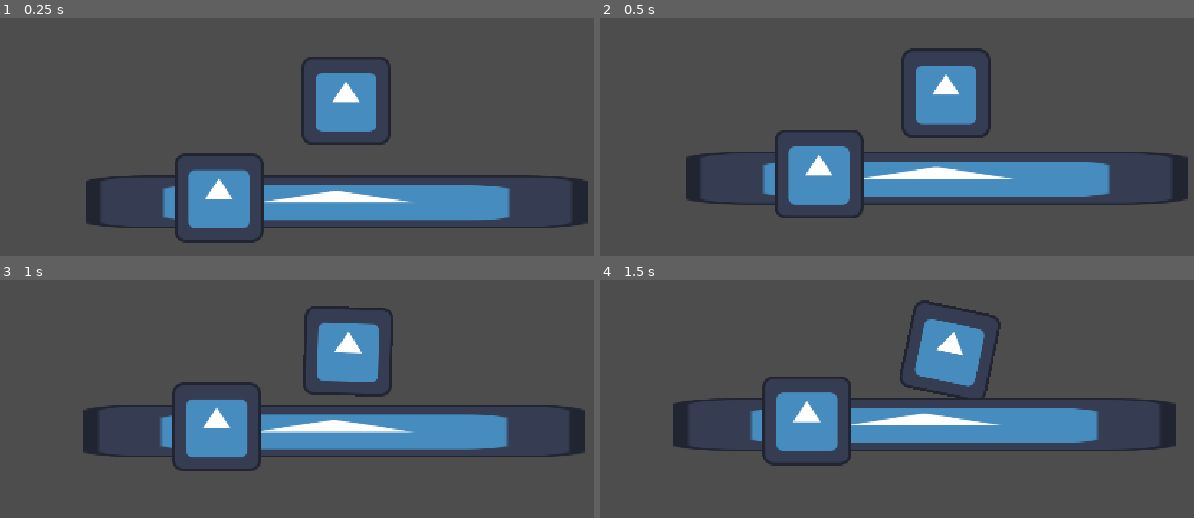
Above: before the commit, frames 1-4 (two rows, left to right).
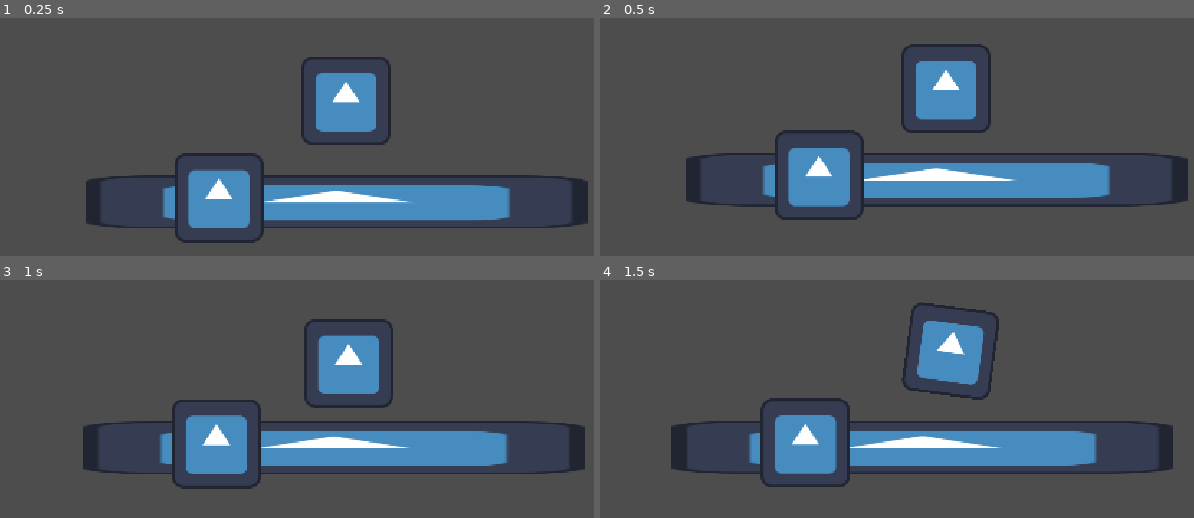
Above: after the commit, the same moments.

Repository: cyan-teal/hole-bounce
Game: Godot game, scene res://scenes/main.tscn
The game is run twice, just before and just after one commit, with the same random seed, the same clock (stepped at 60 frames per second) and the same inputs. The engine's default icon, where the game draws it, is replaced by a stand-in: a white triangle on a blue panel in a dark square.
Inputs:
- Up to frame 1 (0.25 s): no input
- Up to frame 2 (0.5 s): no input
- Up to frame 3 (1 s): hold D (go_right) from 0.53 s (still down)
- Up to frame 4 (1.5 s): release D (go_right) at 1.28 s; hold Left (go_left) from 1.28 s (still down)

Frame 1 is identical in both runs. In frame 2, 4.0% of the frame differs, in the area x 14-99%, y 10-85%; in frame 3, 14%; in frame 4, 16%, in the area x 11-97%, y 8-87%.

Commit message:
lint

Diff:
--- a/hole-bounce/scripts/player.gd
+++ b/hole-bounce/scripts/player.gd
@@ -1,6 +1,7 @@
 extends RigidBody2D
 
 const SPEED: float = 5000.0
+const BOUNCE: float = 100.0
 
 
 # Called when the node enters the scene tree for the first time.
@@ -18,5 +19,4 @@
 
 
 func _on_body_entered(body: Node) -> void:
-	pass
-	#apply_impulse(Vector2.UP * 250)
+	apply_impulse(Vector2.UP * BOUNCE)
